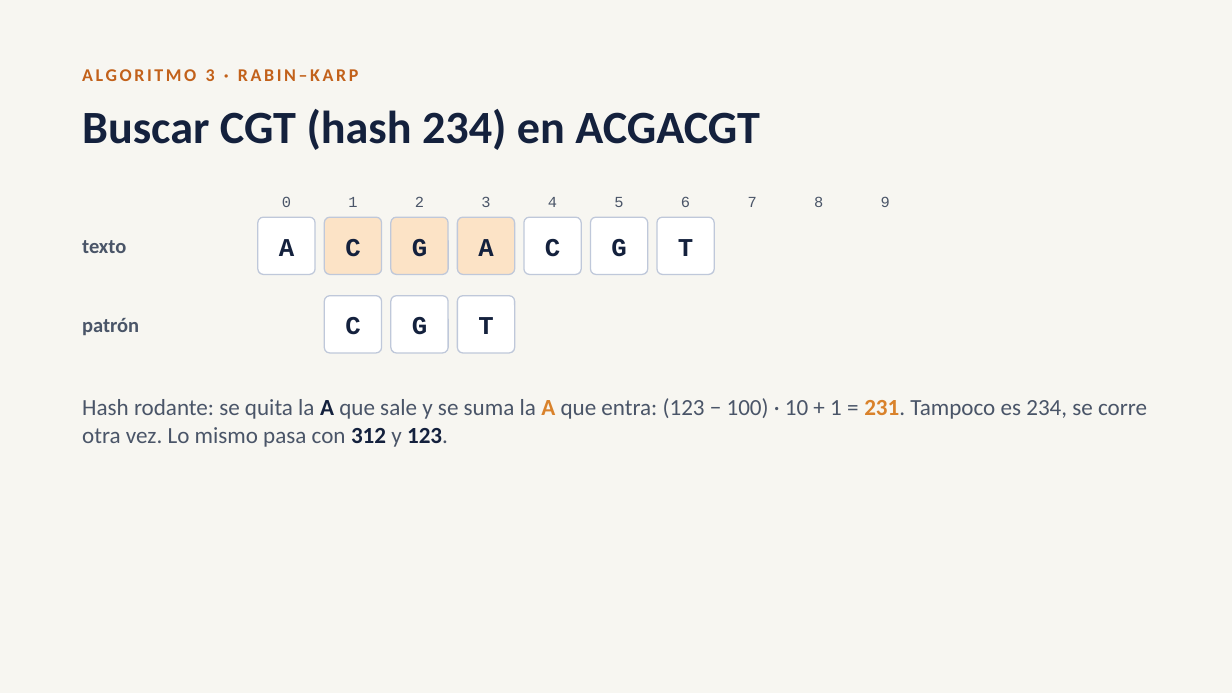
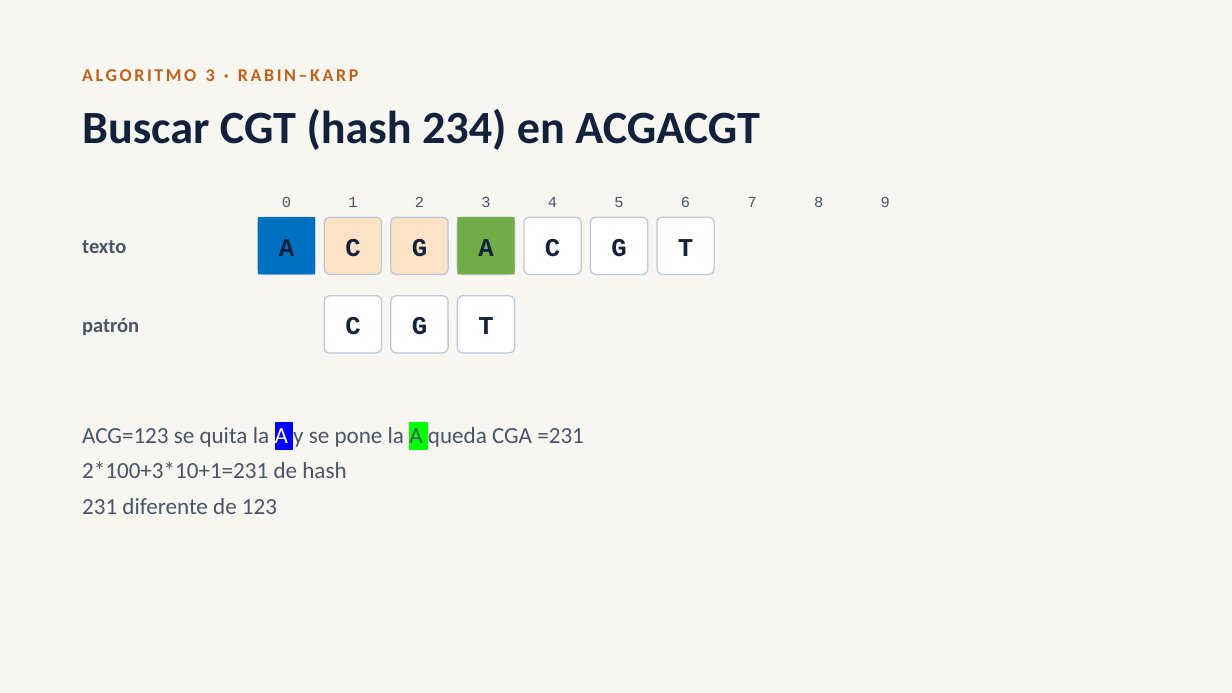
Before and after one commit to rolandramirez491/busqueda-patrones-adn, a slide deck: slide 34 of Presentacion_Busqueda_Patrones.pptx. Drawn at 1232x693 pixels with LibreOffice and Linux fonts; fonts in the diff are those of the drawing. Boxes give left, top, right and bottom in pixels: in the first picture for what was removed or moved away, otherwise in the second. Text is boxed around its words. In the diff, an @@ line names an element or a change of style, - is before the commit and + after.

```diff
--- a/Presentacion_Busqueda_Patrones.pptx
+++ b/Presentacion_Busqueda_Patrones.pptx
@@ rectangle "A": place and size @@
-rectangle "A" at (279, 239, 294, 256)
+rectangle "A" at (258, 217, 315, 274)
@@ rectangle "A" at (258, 217, 315, 274): fill none to #0070C0 @@
@@ rectangle "A": place and size @@
-rectangle "A" at (478, 239, 493, 256)
+rectangle "A" at (457, 217, 515, 274)
@@ rectangle "A" at (457, 217, 515, 274): fill none to #70AD47 @@
@@ text at (82, 427, 584, 514): text changed @@
-Hash rodante: se quita la A que sale y se suma la A que entra: (123 − 100) · 10 + 1 = 231. Tampoco es 234, se corre otra vez. Lo mismo pasa con 312 y 123.
+ACG=123 se quita la A y se pone la A queda CGA =231
+2*100+3*10+1=231 de hash
+231 diferente de 123
```
Also in this commit, not shown: 1 other slide changed, 1 slide removed.
